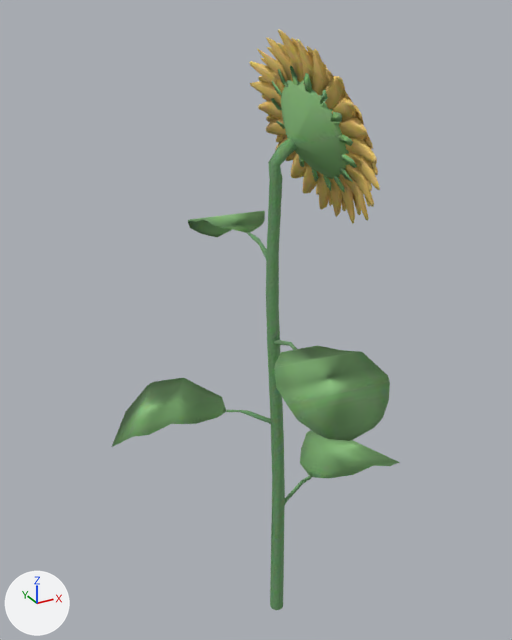
Two versions of the glTF model public/env/sunflower.glb, one commit apart.
Before and after are seen from a camera (50 mm lens) standing at (-0.945, -1.514, 1.827) and looking at (-0.059, 0.097, 1.021). Every picture has the same lights, and +X, +Y and +Z are marked at lower left. The first picture is the older version. Where no turn or scale is listed for an object, it has been applied to the vertices. Vertices at exactly the same position are counted once.

Objects in the first picture: 'sunflower_body'.
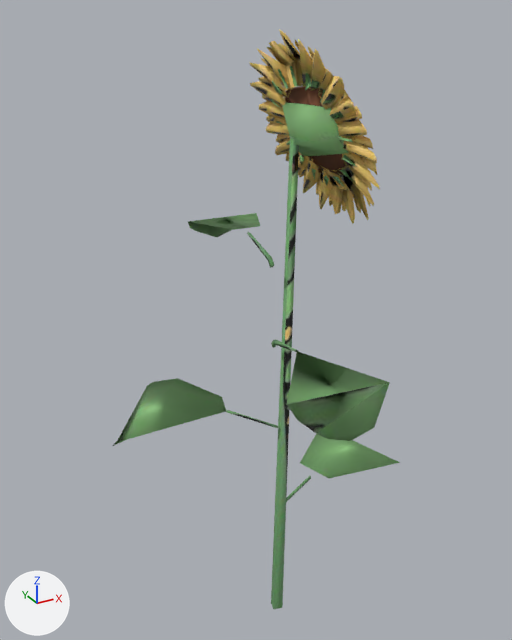
Where the newer file only moved an object's origin or applied its transform, the numbers keep the older frame.

Where the change shows, as pixel boxes (x1, y1, x2, y2) in the pictures (512 x 640 px):
'sunflower_body', reshaped: before (112, 29, 400, 610); after (113, 29, 400, 609)
part 1 of me_sunflower_body, cut back: before (112, 29, 398, 610); after (249, 29, 380, 493)
part 2 of me_sunflower_body, surface changed (darker): before (259, 72, 388, 433); after (287, 69, 390, 433)

The change in detail:
me_sunflower_body is used by ob_sunflower_body; location (0.0, 0.0, 0.892).
me_sunflower_body had 1655 vertices, 2976 faces and spanned x -0.48..0.48, y -0.42..0.42, z -0.89..0.89.
me_sunflower_body now has 909 vertices, 1473 faces and spans x -0.47..0.48, y -0.42..0.42, z -0.89..0.89.
me_sunflower_body part 1: 21 vertices moved within x -0.04..0.15, y -0.23..0.22, z 0.45..0.87; 749 vertices removed from x -0.48..0.48, y -0.42..0.42, z -0.89..0.89; 3 vertices added at x -0.05..0.12, y 0.01..0.14, z -0.45..0.89.
me_sunflower_body part 2: 9 kept faces spanning x -0.22..0.13, y -0.4..0.27, z 0.07..0.81 get new texture (UV) coordinates.
